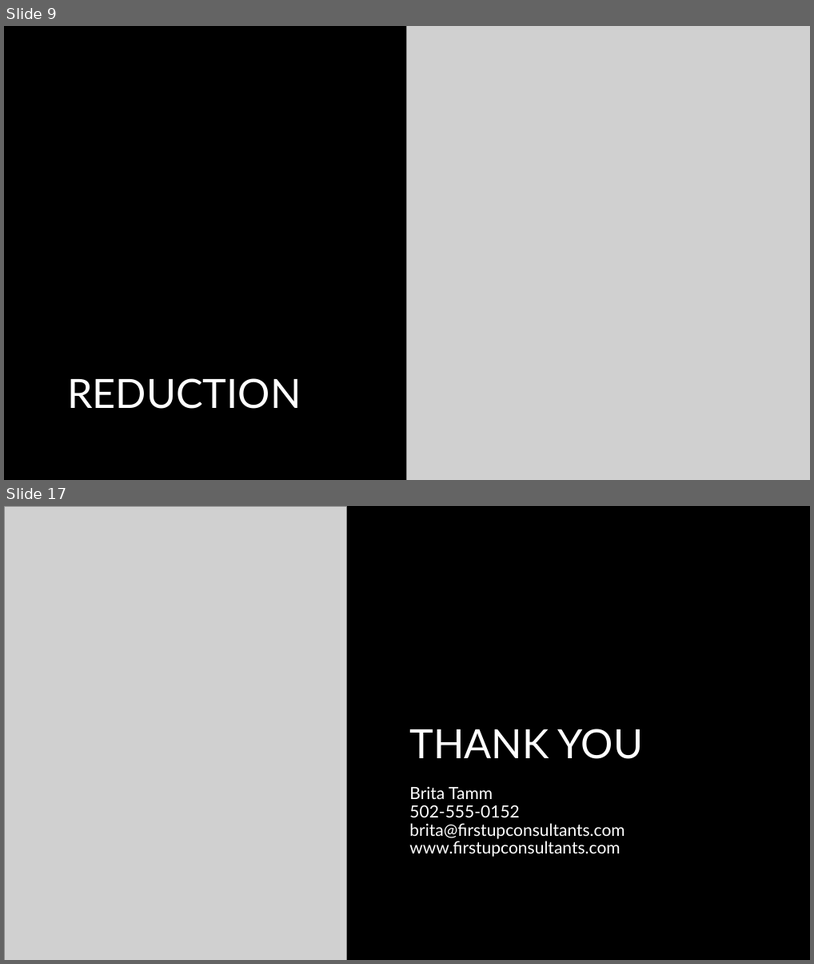
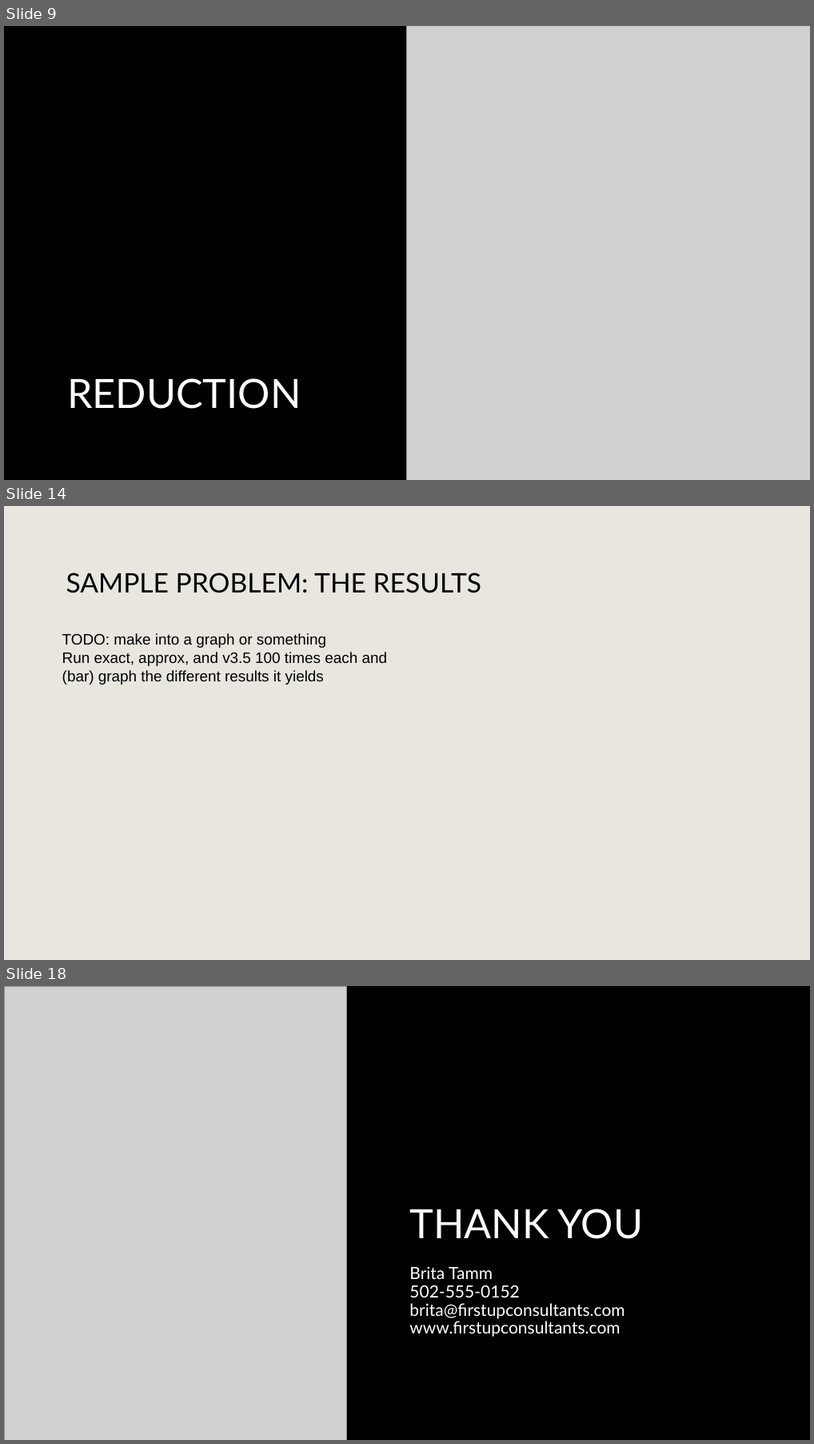
Before and after one commit to PictureOfGray/CS412-Team-NAME, a slide deck: presentations/TeamNAMETSP.pptx. Shown one above the other, each under a label of ours: slides 9 and 17 before the commit, slides 9, 14 and 18 after it; the slides between them are not shown. The pictures are 814x964 and 814x1444 pixels, drawn with LibreOffice and Linux fonts; fonts in the diff are those of the drawing; grey boxes stand for pictures; background and template pictures are left out. Boxes give left, top, right and bottom in pixels: in the first picture for what was removed or moved away, otherwise in the second. Text is boxed around its words. In the diff, an @@ line names an element or a change of style, - is before the commit and + after.

```diff
--- a/presentations/TeamNAMETSP.pptx
+++ b/presentations/TeamNAMETSP.pptx
@@ slide 14 added at [4, 506, 810, 960], background #E9E6DF @@
@@ title added at [66, 572, 482, 593], 32 pt, text #000000 @@
+SAMPLE PROBLEM: THE RESULTS
@@ text added at [62, 633, 388, 684], 18 pt, text #000000 @@
+TODO: make into a graph or something
+Run exact, approx, and v3.5 100 times each and (bar) graph the different results it yields
@@ what was slide 17 is now slide 18 @@
```
Also in this commit, not shown: 3 slides changed, 7 other slides added, 7 slides removed, 2 other files.
